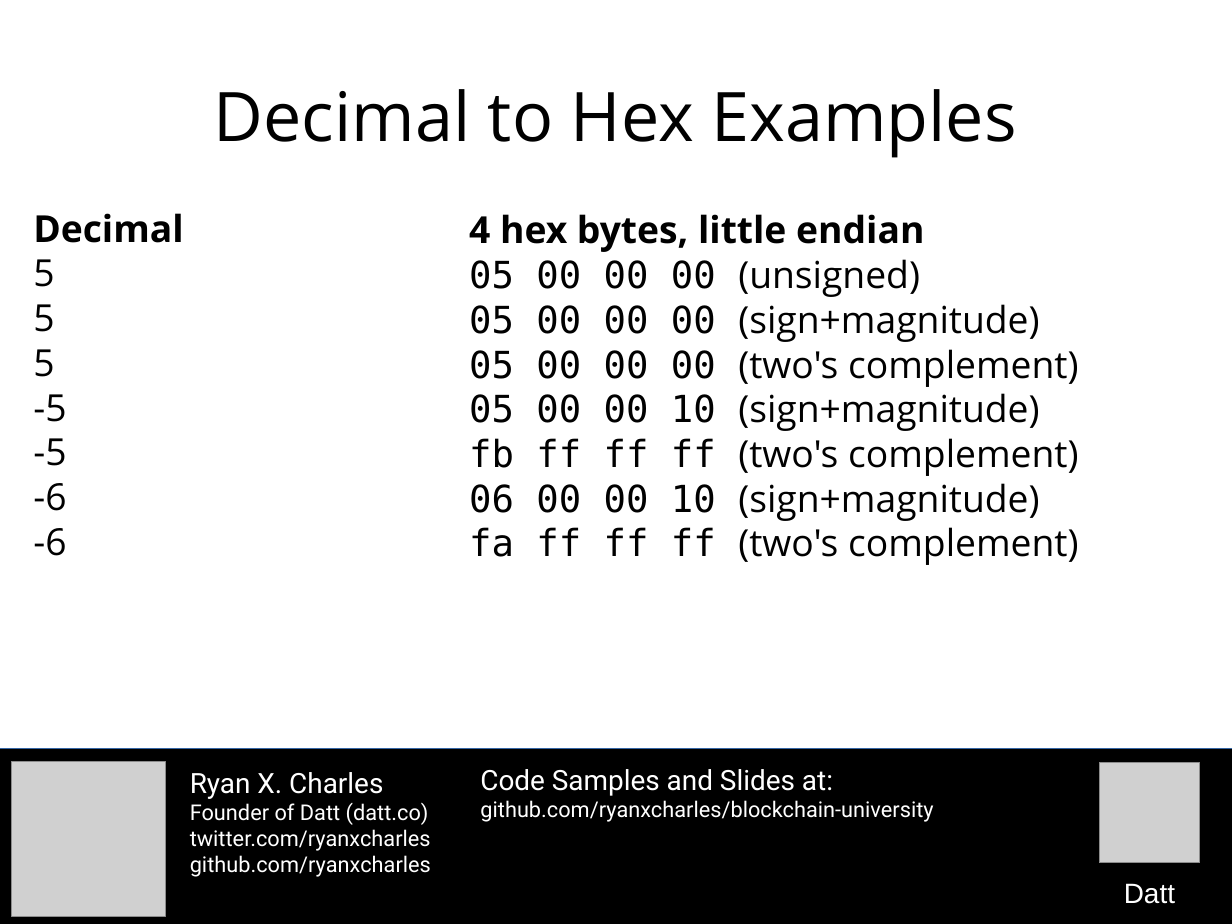
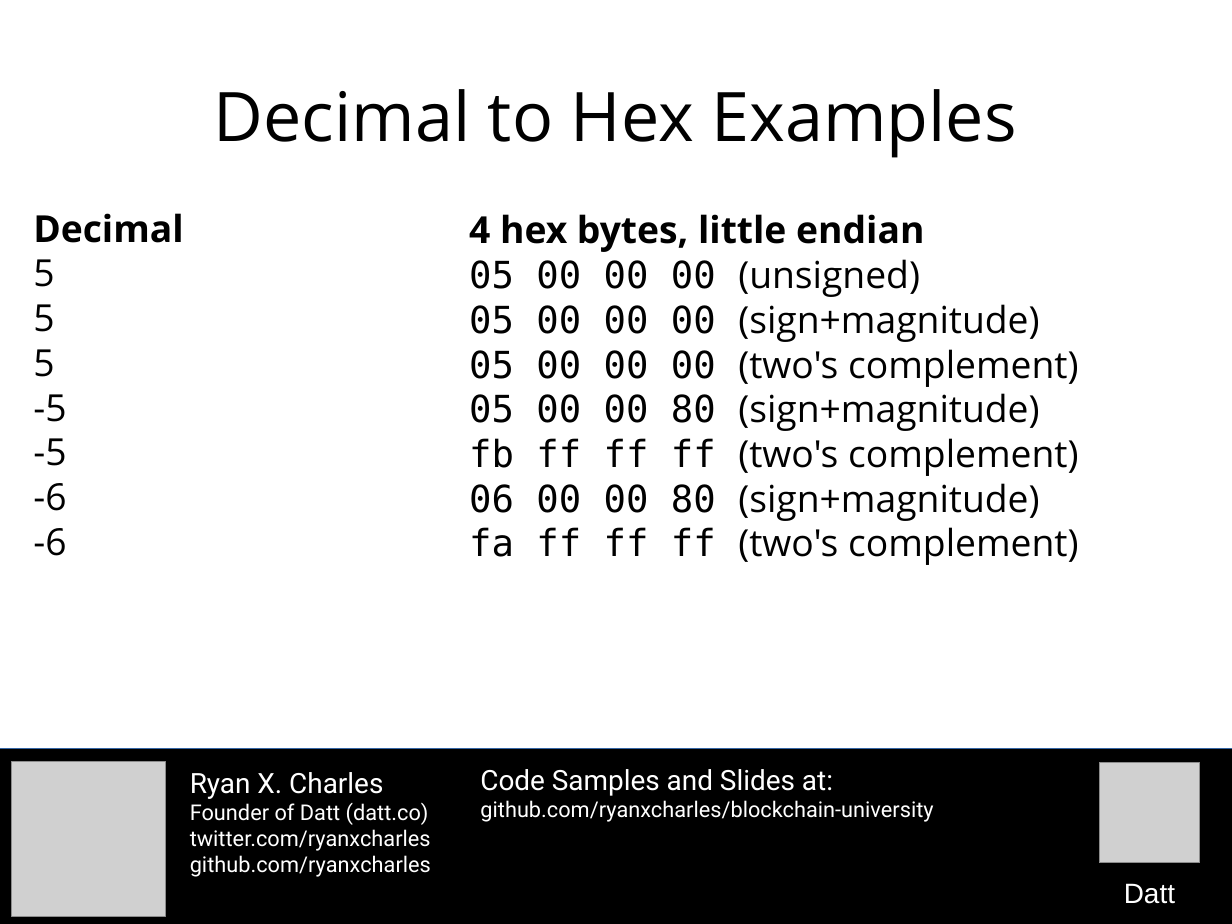
Before and after one commit to camelash/blockchain-university, a slide deck: slide 12 of slides/2015-10-26-transactions-and-blocks.odp. Drawn at 1232x924 pixels with LibreOffice and Linux fonts; fonts in the diff are those of the drawing; grey boxes stand for pictures. Boxes give left, top, right and bottom in pixels: in the first picture for what was removed or moved away, otherwise in the second. Text is boxed around its words. In the diff, an @@ line names an element or a change of style, - is before the commit and + after.

```diff
--- a/slides/2015-10-26-transactions-and-blocks.odp
+++ b/slides/2015-10-26-transactions-and-blocks.odp
@@ text at (469,393,1039,431): text changed @@
-05 00 00 10 (sign+magnitude)
+05 00 00 80 (sign+magnitude)
@@ text at (469,483,1039,521): text changed @@
-06 00 00 10 (sign+magnitude)
+06 00 00 80 (sign+magnitude)
```
Also in this commit, not shown: 1 other file.
